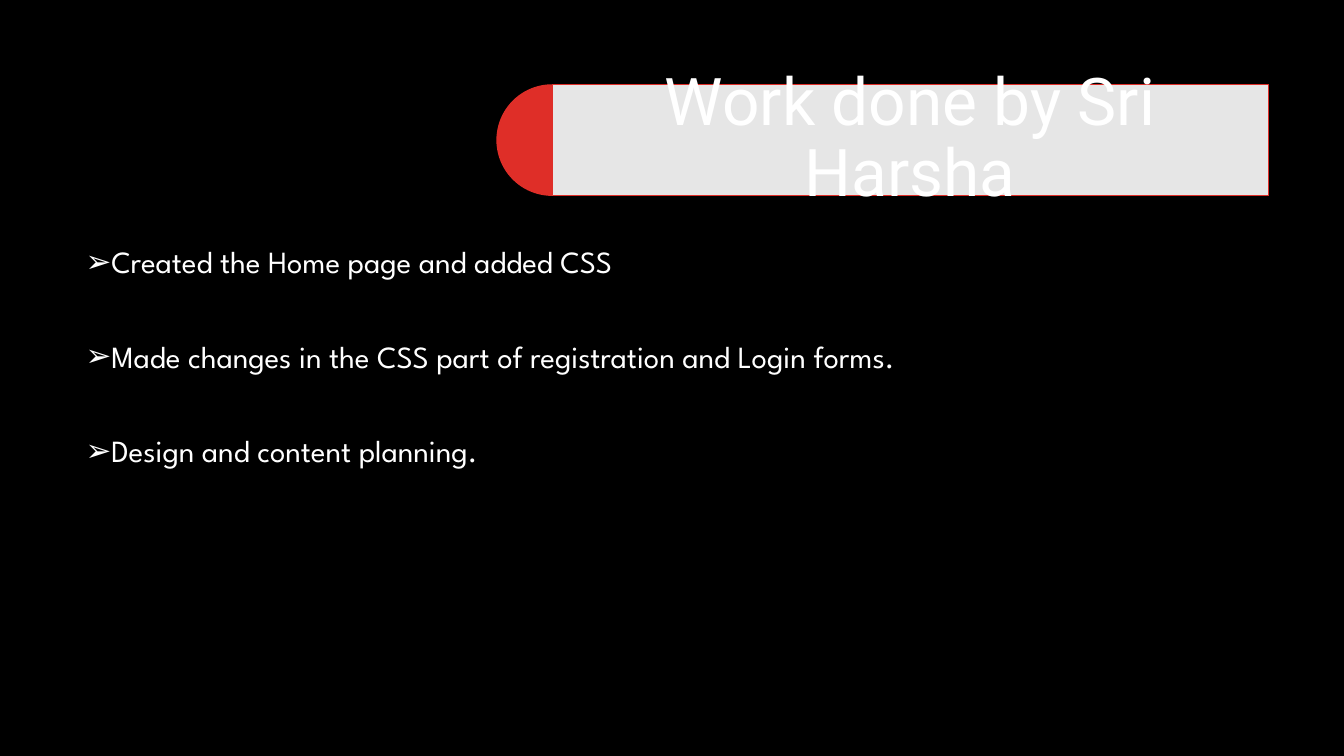
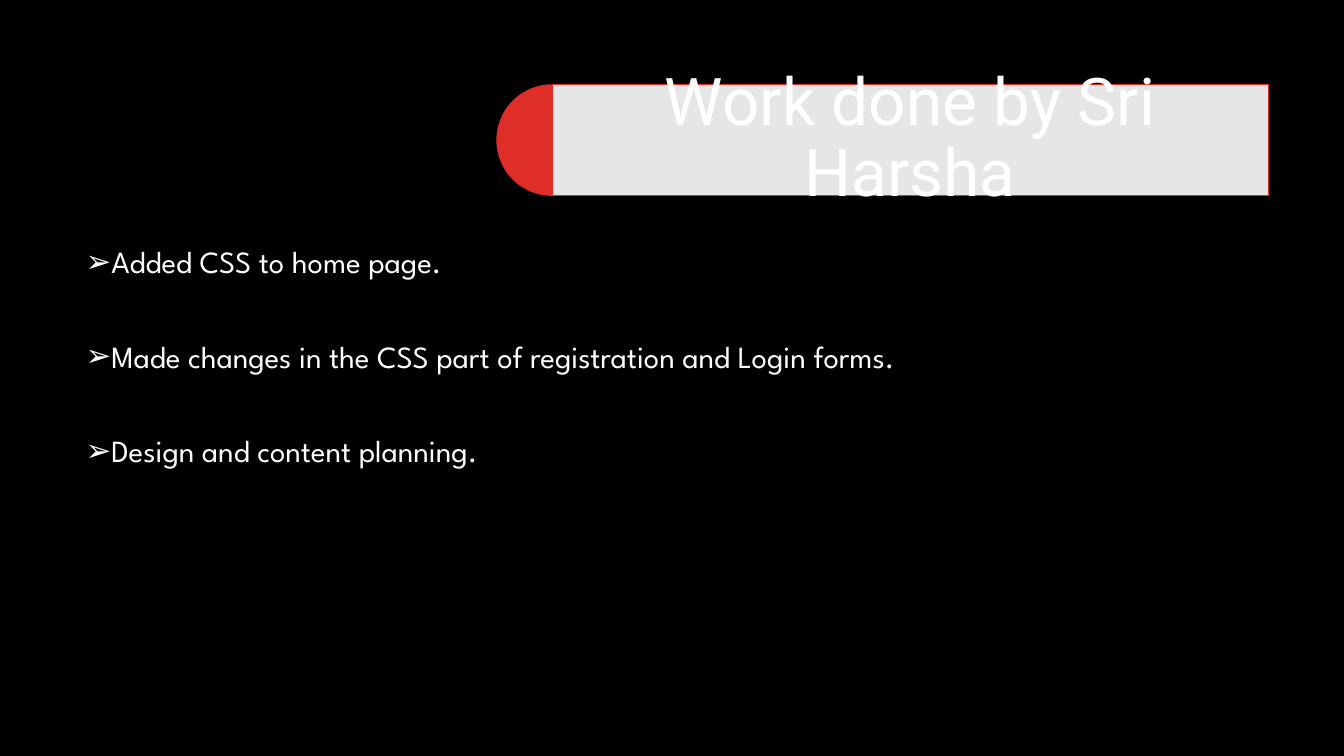
Before and after one commit to priyasatbhaya/IT_WEBD, a slide deck: slide 11 of Internet and web technology new ppt.pptx. Drawn at 1344x756 pixels with LibreOffice and Linux fonts; fonts in the diff are those of the drawing; background and template pictures are left out. Boxes give left, top, right and bottom in pixels: in the first picture for what was removed or moved away, otherwise in the second. Text is boxed around its words. In the diff, an @@ line names an element or a change of style, - is before the commit and + after.

```diff
--- a/Internet and web technology new ppt.pptx
+++ b/Internet and web technology new ppt.pptx
@@ text at [111, 251, 441, 280]: text changed @@
-➢ Created the Home page and added CSS
+➢ Added CSS to home page.
```
Also in this commit, not shown: 5 other slides changed, 5 other files.
